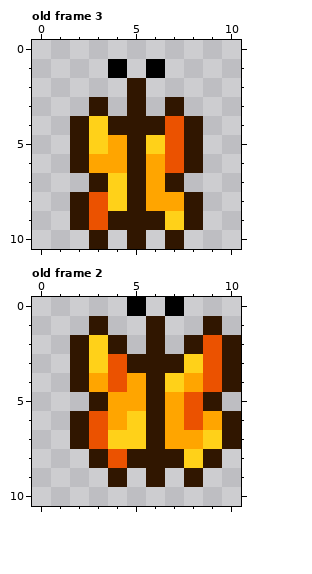
A pixel-art file gets an edit: data/sprites/butterfly-orange.aseprite. Above, as it was before the edit.
32x32 pixels, 4 frames. Shown: old frame 3, old frame 2. The old version is drawn lined up with the new one, on the new canvas. The commit also changed other frames, which this record leaves out.
After:
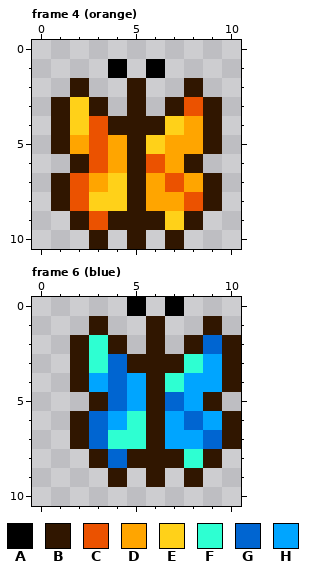
Palette (. is transparent): A #000000  B #301600  C #eb5200  D #ffa500  E #ffd119  F #2effd2  G #0065d1  H #00a5ff
A new or re-ordered frame is compared with the old frame closest to it.
What changed:
canvas 32x32 -> 11x11, the old top-left corner now at -1,-2 (the part of the old canvas that was cut away was empty and is not shown)
frames 4 -> 8
frames re-ordered
Frame 4 (orange) against old frame 3:
y 2: x 2 . -> B; x 8 . -> B
y 3: x 1..2 .. -> BE; x 8..9 .. -> CB
y 4: x 1..3 .BE -> BEC; x 7..9 CB. -> EDB
y 5: x 1..3 .BE -> BDC; x 7..9 CB. -> DDB
y 6: x 3 D -> C; x 6..7 DC -> CD
y 7: x 1..3 ..B -> BCD; x 7..9 B.. -> CDB
y 8: x 1..3 .BC -> BCE; x 8..9 B. -> CB
Frame 6 (blue) is new; against old frame 2:
y 2: x 3 E -> F; x 9 C -> G
y 3: x 3..4 EC -> FG; x 8..9 EC -> FH
y 4: x 3..5 DCD -> HGH; x 7..9 EDC -> FHH
y 5: x 4..5 DD -> GH; x 7..8 DC -> GH
y 6: x 3..5 CDE -> GHF; x 7..9 DCD -> HGH
y 7: x 3..5 CEE -> GFF; x 7..9 DDE -> HHG
y 8: x 4 C -> G; x 8 E -> F
Pixel boxes of the changes (left, top, right, bottom) in both pictures:
changed: (51, 78, 222, 211)
changed: (89, 335, 222, 468)
